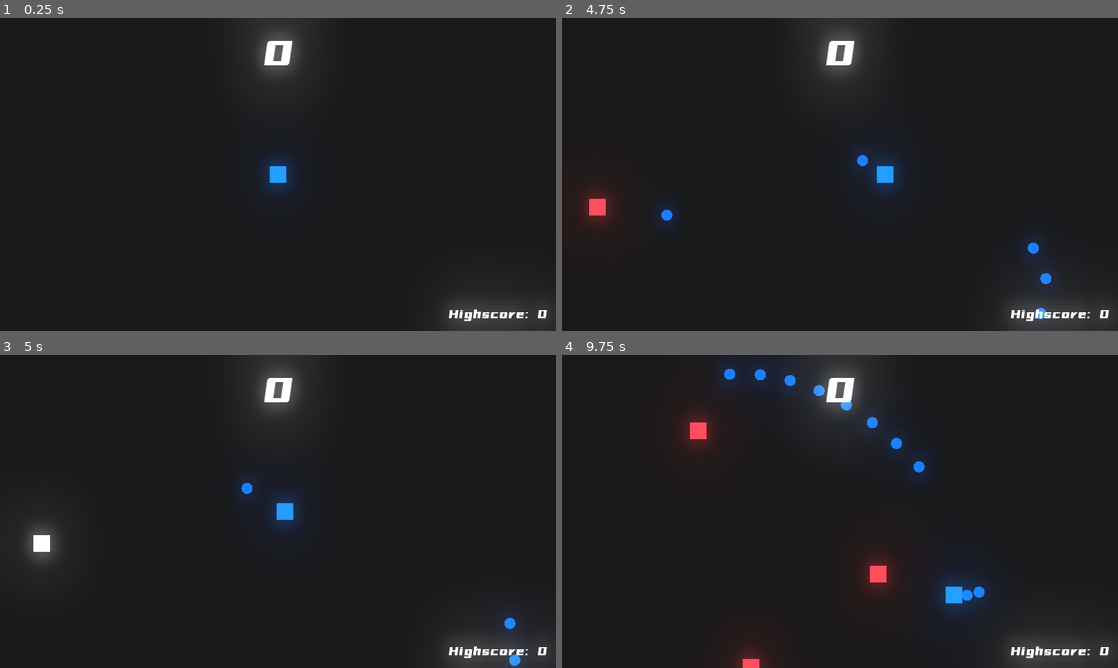
Above: before the commit, frames 1-4 (two rows, left to right).
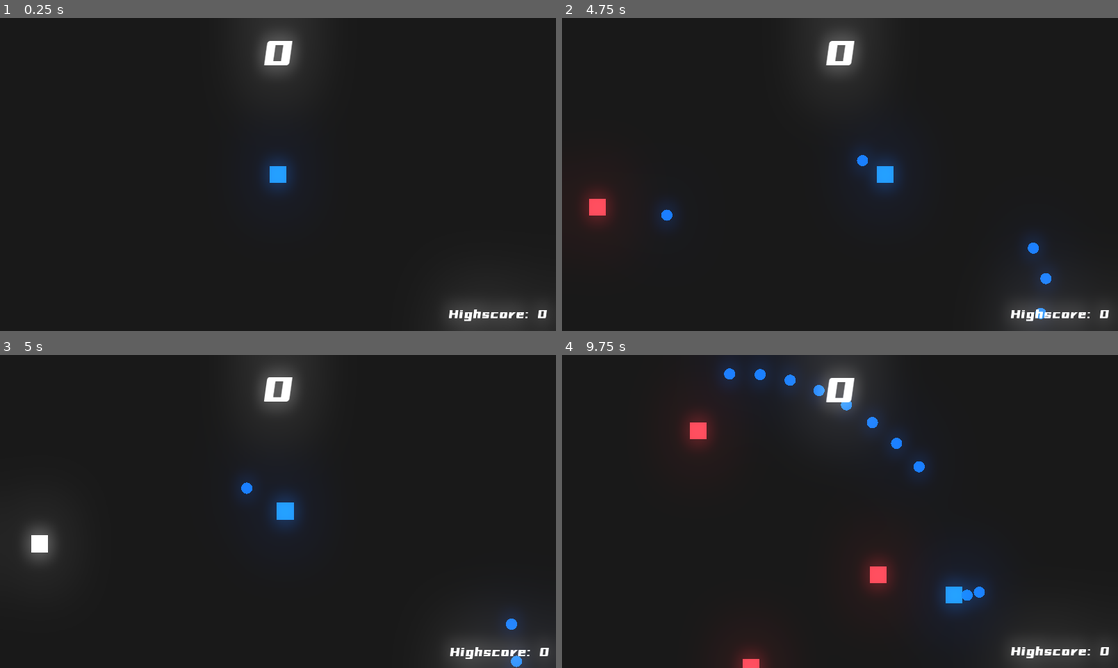
Above: after the commit, the same moments.

Repository: bakneko/WaveShooter
Game: Godot game, scene res://scenes/Arena.tscn
Same seed, same stepped clock (60 frames per second), same inputs: the game is played once before the commit and once after it.
Inputs (mouse positions are in pixels of both pictures, inside the frame that each line leads up to):
- Up to frame 1 (0.25 s): no input
- Up to frame 2 (4.75 s): tap Enter at 0.5 s; move the mouse to (962, 158) at 0.52 s; press the mouse at (962, 158) at 0.53 s; hold D (move_right) 0.53-1.28 s; move the mouse to (728, 190) at 1.27 s; release the mouse at (728, 190) at 1.28 s; hold S (move_down) 1.28-2.03 s; click (728, 190) at 1.35 s; move the mouse to (895, 105) at 2.02 s; press the mouse at (895, 105) at 2.03 s; hold D (move_right) 2.03-2.78 s; move the mouse to (812, 237) at 2.77 s; release the mouse at (812, 237) at 2.78 s; hold W (move_up) 2.78-3.53 s; click (812, 237) at 2.85 s; move the mouse to (1006, 221) at 3.52 s; press the mouse at (1006, 221) at 3.53 s; hold A (move_left) from 3.53 s (still down); move the mouse to (673, 127) at 4.27 s; release the mouse at (673, 127) at 4.28 s; click (673, 127) at 4.35 s
- Up to frame 3 (5 s): keep holding A (move_left)
- Up to frame 4 (9.75 s): move the mouse to (867, 511) at 5.02 s; release A (move_left) at 5.03 s; press the mouse at (867, 511) at 5.03 s; hold S (move_down) 5.03-5.78 s; move the mouse to (756, 433) at 5.77 s; release the mouse at (756, 433) at 5.78 s; hold D (move_right) 5.78-6.53 s; click (756, 433) at 5.85 s; move the mouse to (962, 495) at 6.52 s; press the mouse at (962, 495) at 6.53 s; hold W (move_up) 6.53-7.28 s; move the mouse to (728, 527) at 7.27 s; release the mouse at (728, 527) at 7.28 s; hold D (move_right) 7.28-8.03 s; click (728, 527) at 7.35 s; move the mouse to (895, 442) at 8.02 s; press the mouse at (895, 442) at 8.03 s; hold S (move_down) 8.03-8.78 s; move the mouse to (812, 574) at 8.77 s; release the mouse at (812, 574) at 8.78 s; hold A (move_left) 8.78-9.53 s; click (812, 574) at 8.85 s; move the mouse to (1006, 558) at 9.52 s; press the mouse at (1006, 558) at 9.53 s; hold W (move_up) from 9.53 s (still down)

Frames 1-2 are identical in both runs. In frame 3, 0.5% of the frame differs, in the area x 5-99%, y 7-100%; in frame 4, 0.2%.

Commit message:
#9 Part 2

Diff:
--- a/scripts/Arena.gd
+++ b/scripts/Arena.gd
@@ -5,7 +5,7 @@
 func _ready():
 	Global.node_creation_parent = self
 	Global.score = 0
-pass
+	pass
 
 func _exit_tree():
 	Global.node_creation_parent = null
@@ -24,3 +24,4 @@
 func _on_DifficultyTimer_timeout():
 	if $EnemySpawnTimer.wait_time > 0.5:
 		$EnemySpawnTimer.wait_time -= 0.1
+	pass
--- a/scripts/BloodParticles.gd
+++ b/scripts/BloodParticles.gd
@@ -10,9 +10,6 @@
 	# 完全禁止粒子
 	pass
 
-
-
-
 func _on_DisappearTimer_timeout():
 	queue_free()
 	pass
--- a/scripts/Camera2D.gd
+++ b/scripts/Camera2D.gd
@@ -18,10 +18,13 @@
 	if screen_shake_start:
 		global_position += Vector2(rand_range(-shake_intensity, shake_intensity),
 								   rand_range(-shake_intensity, shake_intensity)) * delta
+	else:
+		global_position = lerp(global_position, Vector2(320, 180), 0.3)
+	pass
 
 func screen_shake(intensity, time):
 	# Enemy 调用该函数
-	zoom = Vector2(1, 1) - Vector2(intensity * 0.002, intensity * 0.002)
+	zoom = Vector2(1, 1) - Vector2(intensity * 0.0015, intensity * 0.0015)
 	shake_intensity = intensity
 	$ScreenShakeTimer.wait_time = time
 	$ScreenShakeTimer.start()
@@ -30,5 +33,4 @@
 
 func _on_ScreenShakeTimer_timeout():
 	screen_shake_start = false
-	global_position = Vector2(320, 180)
 	pass
--- a/scripts/Enemy.gd
+++ b/scripts/Enemy.gd
@@ -1,47 +1,6 @@
-extends Sprite
-
-var speed = 75
-
-var velocity = Vector2()
-
-var stun = false
-var hp = 3
-
-var blood_particles = preload("res://scenes/BloodParticles.tscn")
+extends "res://scripts/EnemyCore.gd"
+# 场景继承
 
 func _process(delta):
-	if Global.player != null and !stun:
-		# 表明Player存在
-		velocity = global_position.direction_to(Global.player.global_position)
-	elif stun:
-		velocity = lerp(velocity, Vector2(0,0), 0.3)
-	global_position += velocity * speed * delta
-	if hp <= 0:
-		if Global.camera != null:
-			Global.camera.screen_shake(50, 0.1)
-		# add score
-		Global.score += 10
-		# instance node
-		if Global.node_creation_parent != null:
-			var blood_particles_instance = Global.instance_node(blood_particles, global_position, Global.node_creation_parent)
-			blood_particles_instance.rotation = velocity.angle()
-		queue_free()
+	basic_movement(delta)
 	pass
-
-
-func _on_HitBox_area_entered(area):
-	# 注意 stun == false, 防止在击退状态下再次“击退”
-	if area.is_in_group("enemy_damager") and !stun:
-		modulate = Color.white
-		velocity = - velocity * 6
-		hp -= 1
-		stun = true
-		$StunTimer.start()
-		area.get_parent().queue_free()
-	pass
-
-
-func _on_StunTimer_timeout():
-	modulate = Color("ff414e")
-	stun = false
-	pass
--- /dev/null
+++ b/scripts/EnemyCore.gd
@@ -0,0 +1,52 @@
+extends Sprite
+
+var speed = 75
+
+var velocity = Vector2()
+
+var stun = false
+var hp = 3
+
+var blood_particles = preload("res://scenes/BloodParticles.tscn")
+
+func _process(_delta):
+	if hp <= 0:
+		if Global.camera != null:
+			Global.camera.screen_shake(180, 0.3)
+		# add score
+		Global.score += 10
+		# instance node
+		if Global.node_creation_parent != null:
+			var blood_particles_instance = Global.instance_node(blood_particles, global_position, Global.node_creation_parent)
+			blood_particles_instance.rotation = velocity.angle()
+		queue_free()
+	pass
+
+func basic_movement(delta):
+	if Global.player != null and !stun:
+		# 表明Player存在
+		velocity = global_position.direction_to(Global.player.global_position)
+	elif stun:
+		velocity = lerp(velocity, Vector2(0,0), 0.3)
+
+	global_position += velocity * speed * delta
+	pass
+
+func _on_HitBox_area_entered(area):
+	# 注意 stun == false, 防止在击退状态下再次“击退”
+	if area.is_in_group("enemy_damager") and !stun:
+		modulate = Color.white
+		velocity = - velocity * 6
+		# 击中震动
+		if hp > 1 :
+			Global.camera.screen_shake(10, 0.05)
+		hp -= 1
+		stun = true
+		$StunTimer.start()
+		area.get_parent().queue_free()
+pass
+
+func _on_StunTimer_timeout():
+	modulate = Color("ff414e")
+	stun = false
+	pass
